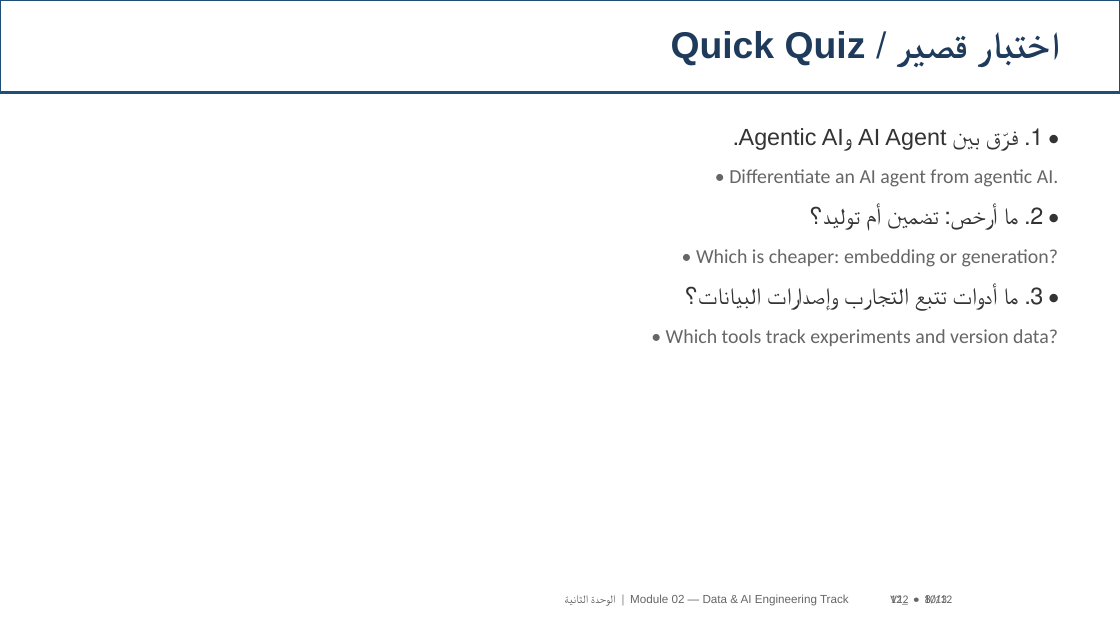
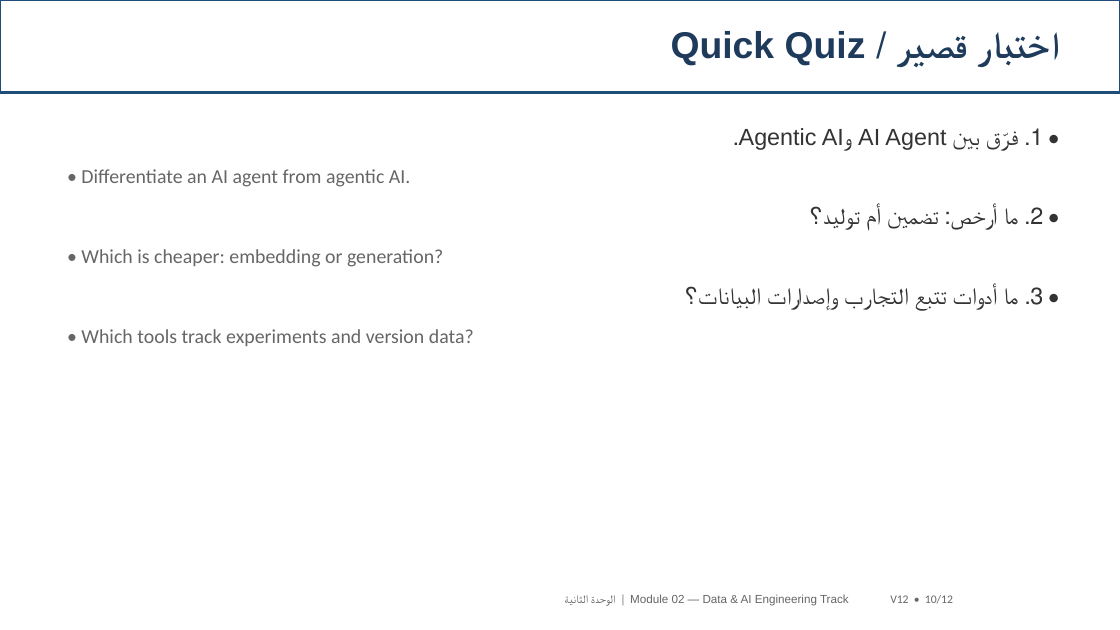
Before and after one commit to SAMeh-ZAGhloul/AI-Course, a slide deck: slide 10 of output/Module02_V12_Updated.pptx. Drawn at 1120x630 pixels with LibreOffice and Linux fonts; fonts in the diff are those of the drawing. Boxes give left, top, right and bottom in pixels: in the first picture for what was removed or moved away, otherwise in the second. Text is boxed around its words. In the diff, an @@ line names an element or a change of style, - is before the commit and + after.

```diff
--- a/output/Module02_V12_Updated.pptx
+++ b/output/Module02_V12_Updated.pptx
@@ text at [81,169,474,346]: alignment right to left @@
@@ text at [890,595,953,603]: text changed @@
-12_ • 10/12
+V12 • 10/12
@@ text removed at [890,595,947,605] @@
-V12 • 8/13
```
Also in this commit, not shown: 11 other slides changed, 10 other files.
